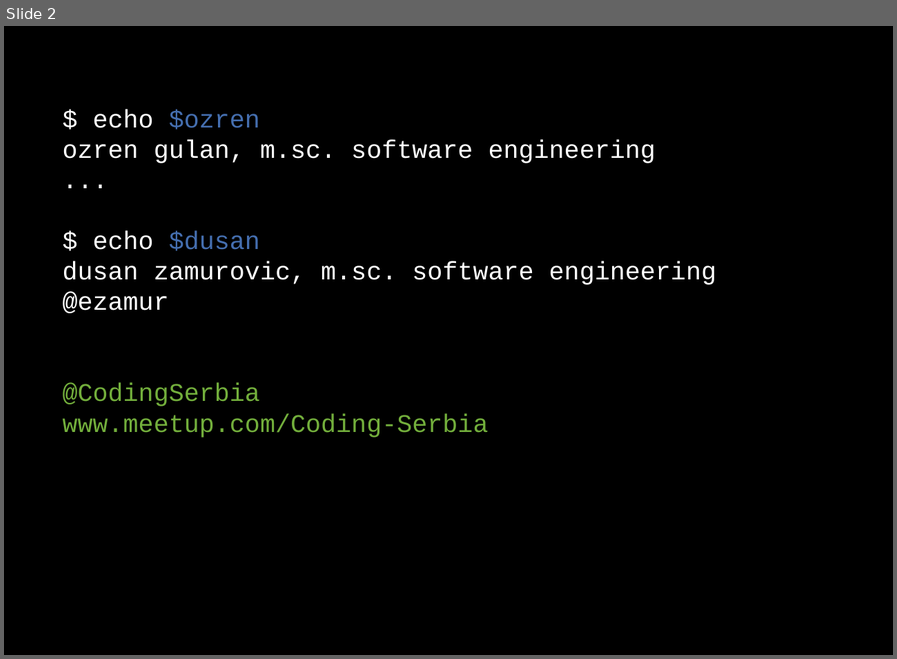
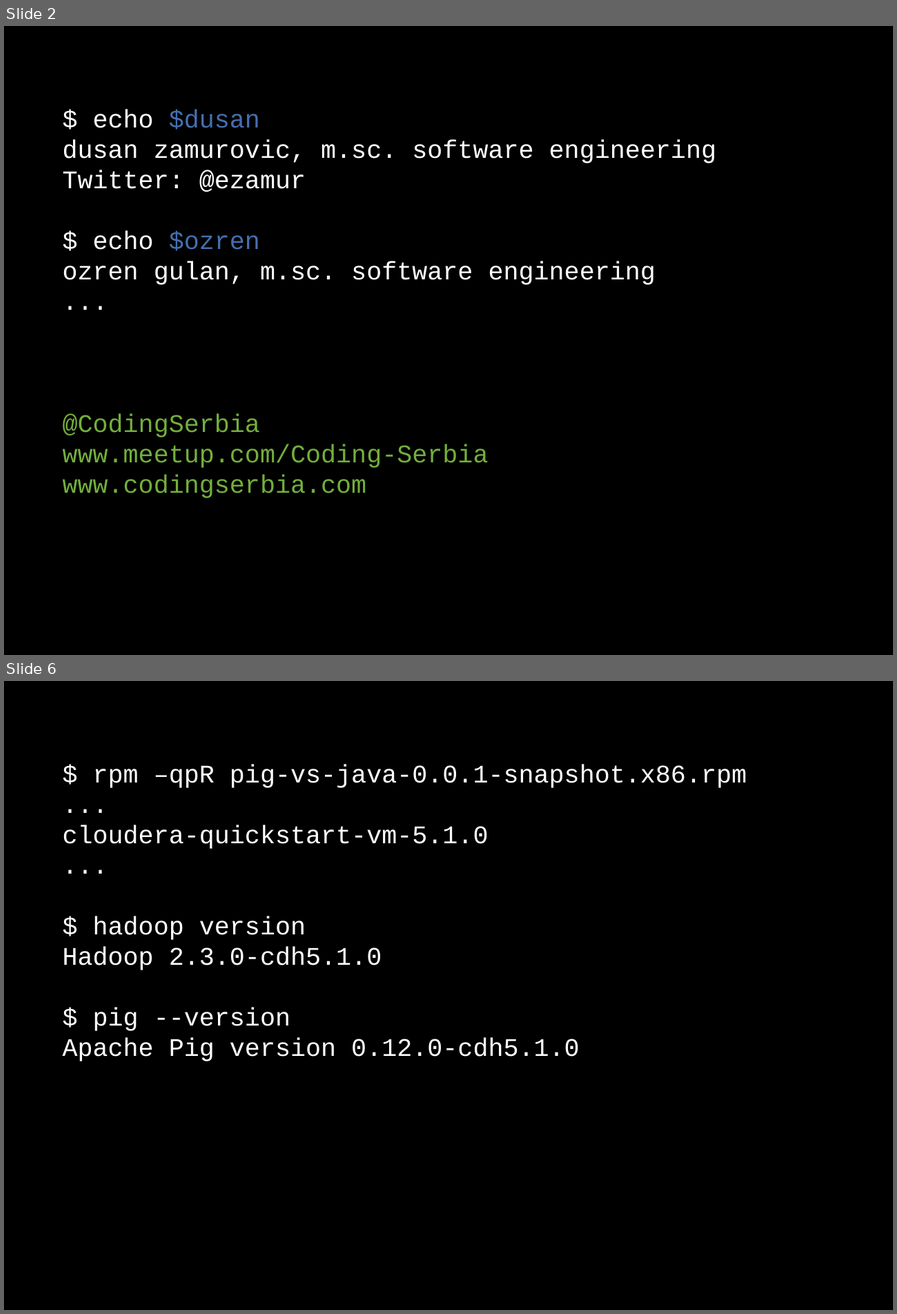
Before and after one commit to dzamurovic/coding-serbia-2014, a slide deck: coding-serbia.pptx. Shown one above the other, each under a label of ours: slide 2 before the commit, slides 2 and 6 after it; the slides between them are not shown. The pictures are 897x659 and 897x1314 pixels, drawn with LibreOffice and Linux fonts; fonts in the diff are those of the drawing. Boxes give left, top, right and bottom in pixels: in the first picture for what was removed or moved away, otherwise in the second. Text is boxed around its words. In the diff, an @@ line names an element or a change of style, - is before the commit and + after.

```diff
--- a/coding-serbia.pptx
+++ b/coding-serbia.pptx
@@ slide 6 added at box(4, 681, 893, 1310), background #000000 @@
@@ rectangle added at box(47, 750, 855, 1072), fill #000000, outline #000000 2 pt, 24 pt, text #FFFFFF @@
+$ rpm –qpR pig-vs-java-0.0.1-snapshot.x86.rpm
+...
+cloudera-quickstart-vm-5.1.0
+...
+$ hadoop version
+Hadoop 2.3.0-cdh5.1.0
+$ pig --version
+Apache Pig version 0.12.0-cdh5.1.0
@@ slide 2 changed as well @@
@@ rectangle "$ echo $dusan": place and size @@
-rectangle "$ echo $dusan" at box(47, 95, 855, 448)
+rectangle "$ echo $dusan" at box(47, 95, 855, 540)
@@ text in rectangle at box(63, 109, 716, 192): paragraphs added @@
+$ echo $dusan
+dusan zamurovic, m.sc. software engineering
+Twitter: @ezamur
@@ text in rectangle at box(63, 231, 716, 313): paragraphs removed @@
-$ echo $dusan
-dusan zamurovic, m.sc. software engineering
-@ezamur
@@ text in rectangle at box(63, 474, 367, 498): paragraph added @@
+www.codingserbia.com
```
Also in this commit, not shown: 2 other slides changed, 10 other slides added, 4 slides removed, 3 other files.
